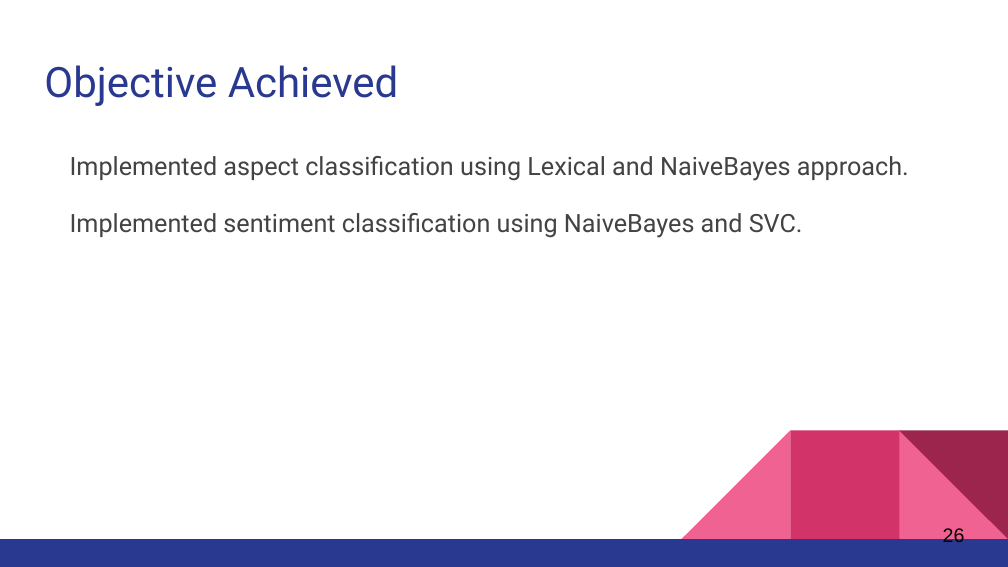
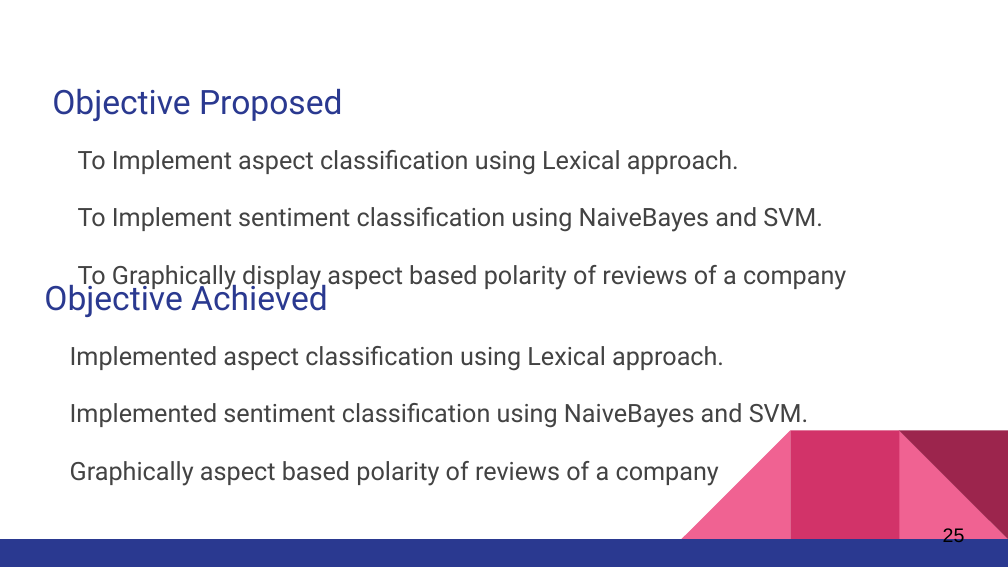
Before and after one commit to pranavshenoy/job_analysis, a slide deck: slide 25 of Presentation/final_presentation.pptx (slide 26 before the commit). Drawn at 1008x567 pixels with LibreOffice and Linux fonts; fonts in the diff are those of the drawing. Boxes give left, top, right and bottom in pixels: in the first picture for what was removed or moved away, otherwise in the second. Text is boxed around its words. In the diff, an @@ line names an element or a change of style, - is before the commit and + after.

```diff
--- a/Presentation/final_presentation.pptx
+++ b/Presentation/final_presentation.pptx
@@ title added at [52,88,342,121], 24 pt, text #2A3990 @@
+Objective Proposed
@@ text added at [78,150,846,290], 18 pt, text #434343 @@
+To Implement aspect classification using Lexical approach.
+To Implement sentiment classification using NaiveBayes and SVM.
+To Graphically display aspect based polarity of reviews of a company
@@ title "Objective Achieved": place and size @@
-title "Objective Achieved" at [44,65,399,106]
+title "Objective Achieved" at [44,279,328,317]
@@ title "Objective Achieved" at [44,279,328,317]: size 30 to 24 pt @@
@@ text at [70,346,809,486]: text changed @@
-Implemented aspect classification using Lexical and NaiveBayes approach.
-Implemented sentiment classification using NaiveBayes and SVC.
+Implemented aspect classification using Lexical approach.
+Implemented sentiment classification using NaiveBayes and SVM.
+Graphically aspect based polarity of reviews of a company
@@ page number at [943,526,965,546]: text changed @@
-26
+25
```
Also in this commit, not shown: 11 other slides changed, 7 slides added, 8 slides removed, 26 other files.
